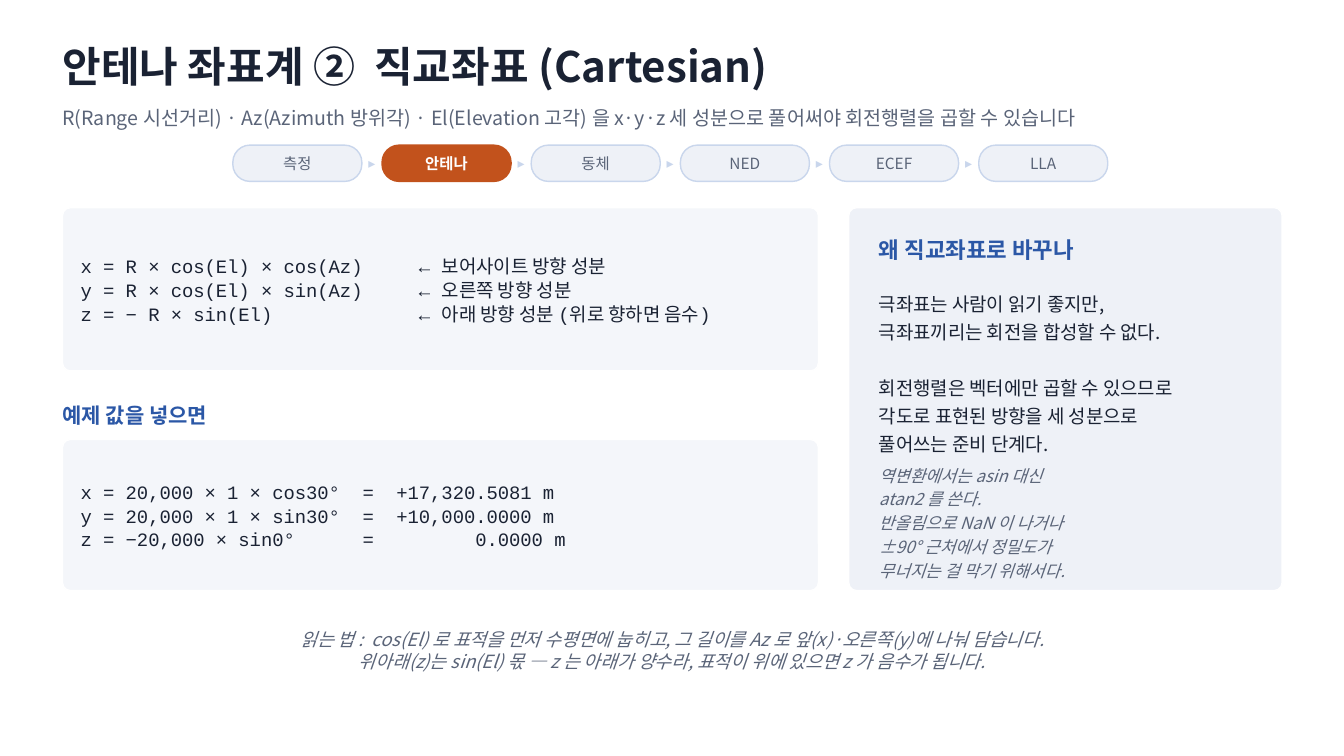
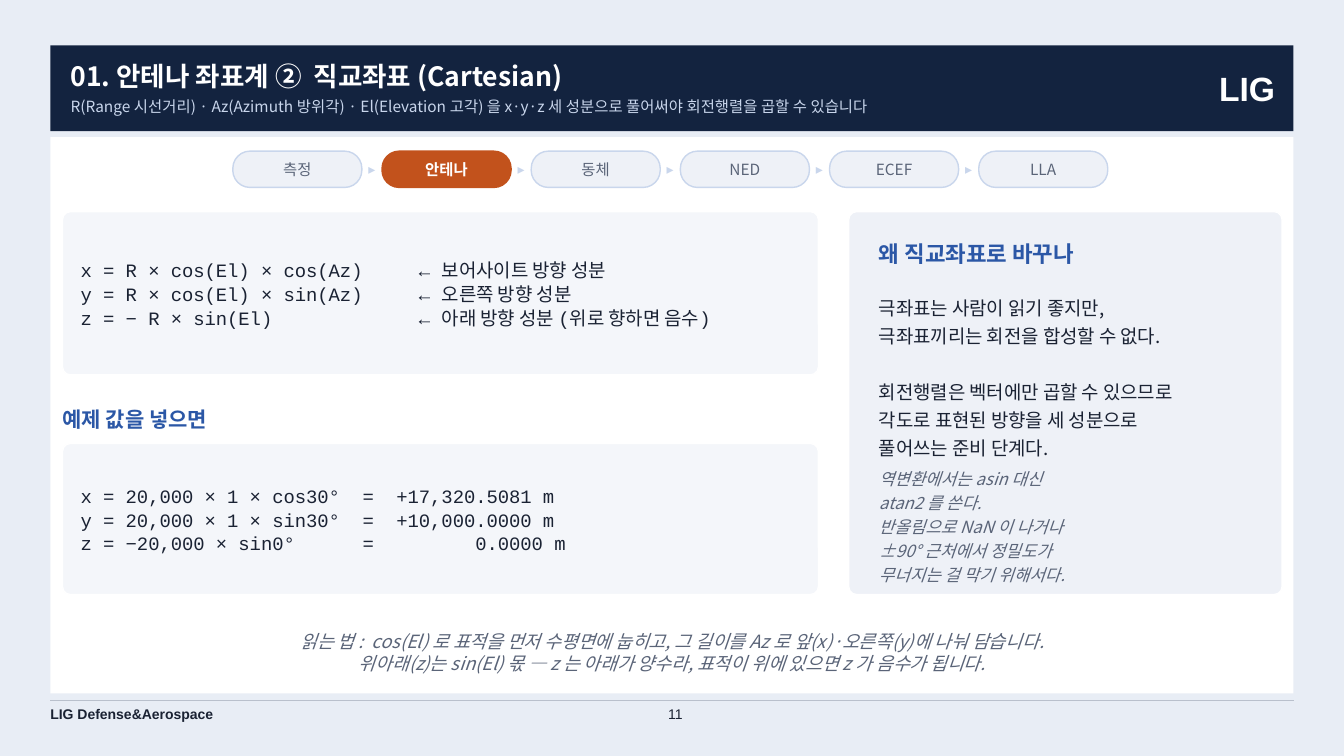
Before and after one commit to harley-hwan/IpcProc, a slide deck: slide 11 of Part2_CoordFrames/ref/산출물/Chapter2_coordinate_systems.pptx. Drawn at 1344x756 pixels with LibreOffice and Linux fonts; fonts in the diff are those of the drawing. Boxes give left, top, right and bottom in pixels: in the first picture for what was removed or moved away, otherwise in the second. Text is boxed around its words. In the diff, an @@ line names an element or a change of style, - is before the commit and + after.

```diff
--- a/Part2_CoordFrames/ref/산출물/Chapter2_coordinate_systems.pptx
+++ b/Part2_CoordFrames/ref/산출물/Chapter2_coordinate_systems.pptx
@@ background #FFFFFF to #E8EDF5 @@
@@ rectangle added at (50,45,1294,131), fill #13233F @@
@@ text removed at (62,46,768,91) @@
-안테나 좌표계 ② 직교좌표 (Cartesian)
@@ text "01. 안테나 좌표계 ② 직교좌표 ...": place and size @@
-text "01. 안테나 좌표계 ② 직교좌표 ..." at (62,108,1075,130)
+text "01. 안테나 좌표계 ② 직교좌표 ..." at (71,63,868,116)
@@ text at (71,63,562,92): paragraph added @@
+01. 안테나 좌표계 ② 직교좌표 (Cartesian)
@@ text added at (1219,77,1275,102), 24 pt, text #FFFFFF, bold @@
+LIG
@@ text at (71,99,868,116): size 14 to 11 pt, text colour #5A6478 to #C9D6EC in "R(Range 시선거리) · Az(Azimuth 방위각) · El(Elevation ..."; line spacing 1 to 14pt @@
@@ rectangle added at (50,137,1294,694), fill #FFFFFF @@
@@ 17 texts, 9 rounded rectangles: place and size @@
-17 texts, 9 rounded rectangles at (62,145,1282,591)
+17 texts, 9 rounded rectangles at (62,151,1282,595)
@@ line added from (50, 701) to (1294, 701), #B9C0CC 0.75 pt @@
@@ text added at (50,709,213,722), 10 pt, text #1A2233, bold @@
+LIG Defense&Aerospace
@@ page number added at (668,709,682,719), 10 pt, text #1A2233 @@
+11
```
Also in this commit, not shown: 34 other slides changed, 9 other files.
